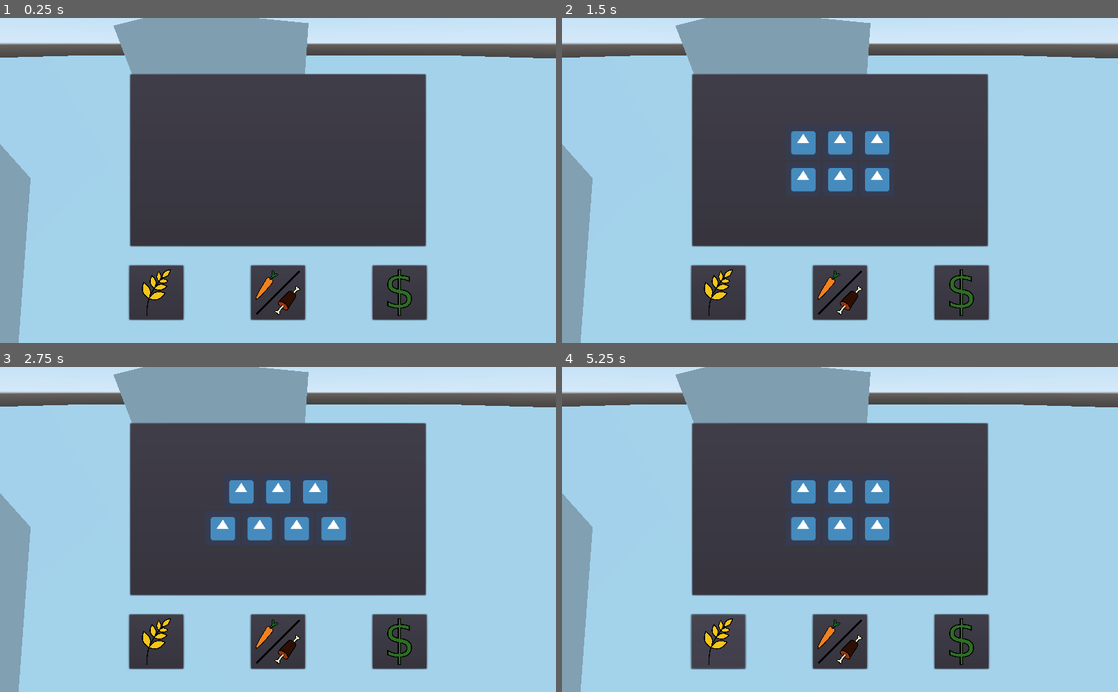
Above: before the commit, frames 1-4 (two rows, left to right).
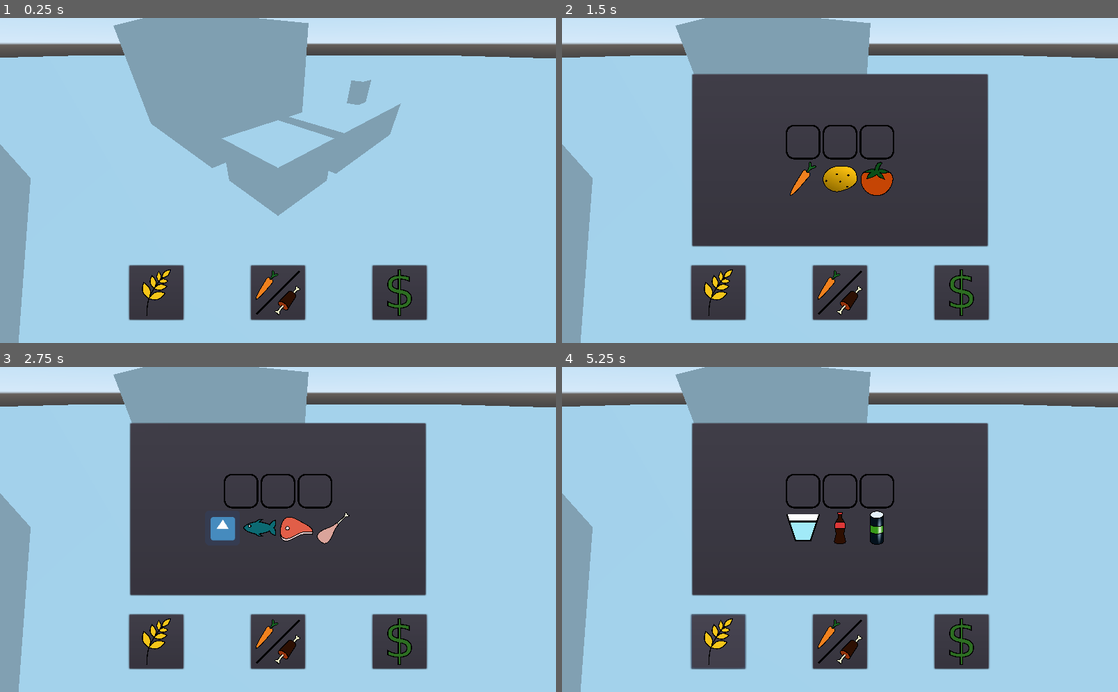
Above: after the commit, the same moments.

Repository: Rhowea/DDUEksamensprojekt
Game: Godot game, scene res://World.tscn
Same seed, same stepped clock (60 frames per second), same inputs: the game is played once before the commit and once after it. The engine's default icon, where the game draws it, is replaced by a stand-in: a white triangle on a blue panel in a dark square.
Inputs (mouse positions are in pixels of both pictures, inside the frame that each line leads up to):
- Up to frame 1 (0.25 s): no input
- Up to frame 2 (1.5 s): click (717, 291) at 0.5 s; click (801, 161) at 1.25 s
- Up to frame 3 (2.75 s): click (278, 490) at 2 s
- Up to frame 4 (5.25 s): click (878, 490) at 2.75 s; click (840, 640) at 3.5 s; click (962, 640) at 4.25 s; click (717, 640) at 5 s

The runs differ from the first frame. In frame 1, 29% of the frame differs, in the area x 23-77%, y 17-71%; in frame 2, 2.5%; in frame 3, 2.4%; in frame 4, 2.4%.

Commit message:
Icon and drag and drop

Diff:
--- a/Scripts/DraggableSlot.gd
+++ b/Scripts/DraggableSlot.gd
@@ -7,10 +7,11 @@
 var contents = null
 
 func can_drop_data(position, data):
-	return typeof(data) == TYPE_STRING and possibleIngredients[slotNumber].has(data)
+	return typeof(data) == TYPE_ARRAY and possibleIngredients[slotNumber].has(data[0])
 
 func drop_data(position, data):
-	contents = data
+	contents = data[0]
+	self.texture_normal = data[1]
 	print(contents)
 	print("Something was dropped")
 	emit_signal("contents_updated")
--- a/Scripts/DraggableSource.gd
+++ b/Scripts/DraggableSource.gd
@@ -3,8 +3,12 @@
 export var ingredientName:String
 
 func get_drag_data(position):
-	var data = ingredientName
-	var preview = Label.new()
-	preview.text = data
+	var icon = self.texture
+	var data = [ingredientName, icon]
+	var preview = TextureRect.new()
+	preview.expand = true
+	preview.rect_size.x = 32
+	preview.rect_size.y = 32
+	preview.texture = icon
 	set_drag_preview(preview)
 	return data
--- a/World.tscn
+++ b/World.tscn
@@ -16,6 +16,15 @@
 [ext_resource path="res://Icons/Wheat.png" type="Texture" id=14]
 [ext_resource path="res://Icons/Carrot.png" type="Texture" id=15]
 [ext_resource path="res://Icons/Meat.png" type="Texture" id=16]
+[ext_resource path="res://Icons/Fish.png" type="Texture" id=17]
+[ext_resource path="res://Icons/Chicken.png" type="Texture" id=18]
+[ext_resource path="res://Icons/Tomato.png" type="Texture" id=19]
+[ext_resource path="res://Icons/Steak.png" type="Texture" id=20]
+[ext_resource path="res://Icons/Soda.png" type="Texture" id=21]
+[ext_resource path="res://Icons/Energy Drink.png" type="Texture" id=22]
+[ext_resource path="res://Icons/Potato.png" type="Texture" id=23]
+[ext_resource path="res://Icons/Water.png" type="Texture" id=24]
+[ext_resource path="res://Icons/Rounded Slot.png" type="Texture" id=25]
 
 [sub_resource type="Theme" id=2]
 
@@ -43,6 +52,7 @@
 script = ExtResource( 1 )
 
 [node name="Panel" type="PanelContainer" parent="Camera/Control"]
+visible = false
 anchor_left = 0.5
 anchor_top = 0.5
 anchor_right = 0.5
@@ -65,7 +75,6 @@
 texture_normal = ExtResource( 2 )
 
 [node name="Ingredients" type="Control" parent="Camera/Control/Panel"]
-visible = false
 margin_left = 7.0
 margin_top = 7.0
 margin_right = 541.0
@@ -93,16 +102,20 @@
 margin_left = 135.0
 margin_right = 199.0
 margin_bottom = 64.0
+rect_min_size = Vector2( 64, 64 )
 action_mode = 0
-texture_normal = ExtResource( 2 )
+texture_normal = ExtResource( 25 )
+expand = true
 script = ExtResource( 5 )
 
 [node name="Slot2" type="TextureButton" parent="Camera/Control/Panel/Ingredients/VBoxContainer/HBoxContainer"]
 margin_left = 203.0
 margin_right = 267.0
 margin_bottom = 64.0
+rect_min_size = Vector2( 64, 64 )
 action_mode = 0
-texture_normal = ExtResource( 2 )
+texture_normal = ExtResource( 25 )
+expand = true
 script = ExtResource( 5 )
 slotNumber = 1
 
@@ -110,8 +123,10 @@
 margin_left = 271.0
 margin_right = 335.0
 margin_bottom = 64.0
+rect_min_size = Vector2( 64, 64 )
 action_mode = 0
-texture_normal = ExtResource( 2 )
+texture_normal = ExtResource( 25 )
+expand = true
 script = ExtResource( 5 )
 slotNumber = 2
 
@@ -126,7 +141,10 @@
 margin_left = 135.0
 margin_right = 199.0
 margin_bottom = 64.0
-texture = ExtResource( 2 )
+rect_min_size = Vector2( 64, 64 )
+hint_tooltip = "Carrot"
+texture = ExtResource( 15 )
+expand = true
 script = ExtResource( 4 )
 ingredientName = "Carrot"
 
@@ -134,7 +152,10 @@
 margin_left = 203.0
 margin_right = 267.0
 margin_bottom = 64.0
-texture = ExtResource( 2 )
+rect_min_size = Vector2( 64, 64 )
+hint_tooltip = "Potato"
+texture = ExtResource( 23 )
+expand = true
 script = ExtResource( 4 )
 ingredientName = "Potato"
 
@@ -142,77 +163,99 @@
 margin_left = 271.0
 margin_right = 335.0
 margin_bottom = 64.0
+rect_min_size = Vector2( 64, 64 )
+hint_tooltip = "Tomato"
+texture = ExtResource( 19 )
+expand = true
+script = ExtResource( 4 )
+ingredientName = "Tomato"
+
+[node name="Ingredients2" type="HBoxContainer" parent="Camera/Control/Panel/Ingredients/VBoxContainer"]
+visible = false
+margin_top = 107.0
+margin_right = 470.0
+margin_bottom = 171.0
+alignment = 1
+
+[node name="Meat1" type="TextureRect" parent="Camera/Control/Panel/Ingredients/VBoxContainer/Ingredients2"]
+margin_left = 101.0
+margin_right = 165.0
+margin_bottom = 64.0
+hint_tooltip = "Chickpeas"
 texture = ExtResource( 2 )
 script = ExtResource( 4 )
-ingredientName = "Tomato"
-
-[node name="Ingredients2" type="HBoxContainer" parent="Camera/Control/Panel/Ingredients/VBoxContainer"]
-visible = false
-margin_top = 171.0
-margin_right = 540.0
-margin_bottom = 235.0
+ingredientName = "Chickpeas"
+
+[node name="Meat2" type="TextureRect" parent="Camera/Control/Panel/Ingredients/VBoxContainer/Ingredients2"]
+margin_left = 169.0
+margin_right = 233.0
+margin_bottom = 64.0
+rect_min_size = Vector2( 64, 64 )
+hint_tooltip = "Fish"
+texture = ExtResource( 17 )
+expand = true
+script = ExtResource( 4 )
+ingredientName = "Fish"
+
+[node name="Meat3" type="TextureRect" parent="Camera/Control/Panel/Ingredients/VBoxContainer/Ingredients2"]
+margin_left = 237.0
+margin_right = 301.0
+margin_bottom = 64.0
+rect_min_size = Vector2( 64, 64 )
+hint_tooltip = "Beef"
+texture = ExtResource( 20 )
+expand = true
+script = ExtResource( 4 )
+ingredientName = "Beef"
+
+[node name="Meat4" type="TextureRect" parent="Camera/Control/Panel/Ingredients/VBoxContainer/Ingredients2"]
+margin_left = 305.0
+margin_right = 369.0
+margin_bottom = 64.0
+rect_min_size = Vector2( 64, 64 )
+hint_tooltip = "Chicken"
+texture = ExtResource( 18 )
+expand = true
+script = ExtResource( 4 )
+ingredientName = "Chicken"
+
+[node name="Ingredients3" type="HBoxContainer" parent="Camera/Control/Panel/Ingredients/VBoxContainer"]
+visible = false
+margin_top = 107.0
+margin_right = 470.0
+margin_bottom = 171.0
 alignment = 1
 
-[node name="Meat1" type="TextureRect" parent="Camera/Control/Panel/Ingredients/VBoxContainer/Ingredients2"]
-margin_left = 136.0
-margin_right = 200.0
-margin_bottom = 64.0
-texture = ExtResource( 2 )
-script = ExtResource( 4 )
-ingredientName = "Chickpeas"
-
-[node name="Meat2" type="TextureRect" parent="Camera/Control/Panel/Ingredients/VBoxContainer/Ingredients2"]
-margin_left = 204.0
-margin_right = 268.0
-margin_bottom = 64.0
-texture = ExtResource( 2 )
-script = ExtResource( 4 )
-ingredientName = "Fish"
-
-[node name="Meat3" type="TextureRect" parent="Camera/Control/Panel/Ingredients/VBoxContainer/Ingredients2"]
-margin_left = 272.0
-margin_right = 336.0
-margin_bottom = 64.0
-texture = ExtResource( 2 )
-script = ExtResource( 4 )
-ingredientName = "Beef"
-
-[node name="Meat4" type="TextureRect" parent="Camera/Control/Panel/Ingredients/VBoxContainer/Ingredients2"]
-margin_left = 340.0
-margin_right = 404.0
-margin_bottom = 64.0
-texture = ExtResource( 2 )
-script = ExtResource( 4 )
-ingredientName = "Chicken"
-
-[node name="Ingredients3" type="HBoxContainer" parent="Camera/Control/Panel/Ingredients/VBoxContainer"]
-visible = false
-margin_top = 205.0
-margin_right = 540.0
-margin_bottom = 269.0
-alignment = 1
-
 [node name="Drink1" type="TextureRect" parent="Camera/Control/Panel/Ingredients/VBoxContainer/Ingredients3"]
-margin_left = 170.0
-margin_right = 234.0
-margin_bottom = 64.0
-texture = ExtResource( 2 )
+margin_left = 135.0
+margin_right = 199.0
+margin_bottom = 64.0
+rect_min_size = Vector2( 64, 64 )
+hint_tooltip = "Water"
+texture = ExtResource( 24 )
+expand = true
 script = ExtResource( 4 )
 ingredientName = "Water"
 
 [node name="Drink2" type="TextureRect" parent="Camera/Control/Panel/Ingredients/VBoxContainer/Ingredients3"]
-margin_left = 238.0
-margin_right = 302.0
-margin_bottom = 64.0
-texture = ExtResource( 2 )
+margin_left = 203.0
+margin_right = 267.0
+margin_bottom = 64.0
+rect_min_size = Vector2( 64, 64 )
+hint_tooltip = "Soda"
+texture = ExtResource( 21 )
+expand = true
 script = ExtResource( 4 )
 ingredientName = "Soda"
 
 [node name="Drink3" type="TextureRect" parent="Camera/Control/Panel/Ingredients/VBoxContainer/Ingredients3"]
-margin_left = 306.0
-margin_right = 370.0
-margin_bottom = 64.0
-texture = ExtResource( 2 )
+margin_left = 271.0
+margin_right = 335.0
+margin_bottom = 64.0
+rect_min_size = Vector2( 64, 64 )
+hint_tooltip = "Energy Drink"
+texture = ExtResource( 22 )
+expand = true
 script = ExtResource( 4 )
 ingredientName = "Energy Drink"
 
Binary file added: Icons/Chicken.png
Not shown, added: Icons/Chicken.png.import
Binary file added: Icons/Energy Drink.png
Not shown, added: Icons/Energy Drink.png.import
Binary file added: Icons/Fish.png
Not shown, added: Icons/Fish.png.import
Binary file added: Icons/Potato.png
Not shown, added: Icons/Potato.png.import
Binary file added: Icons/Rounded Slot.png
Not shown, added: Icons/Rounded Slot.png.import
Binary file added: Icons/Soda.png
Not shown, added: Icons/Soda.png.import
(and 7 more such lines)
